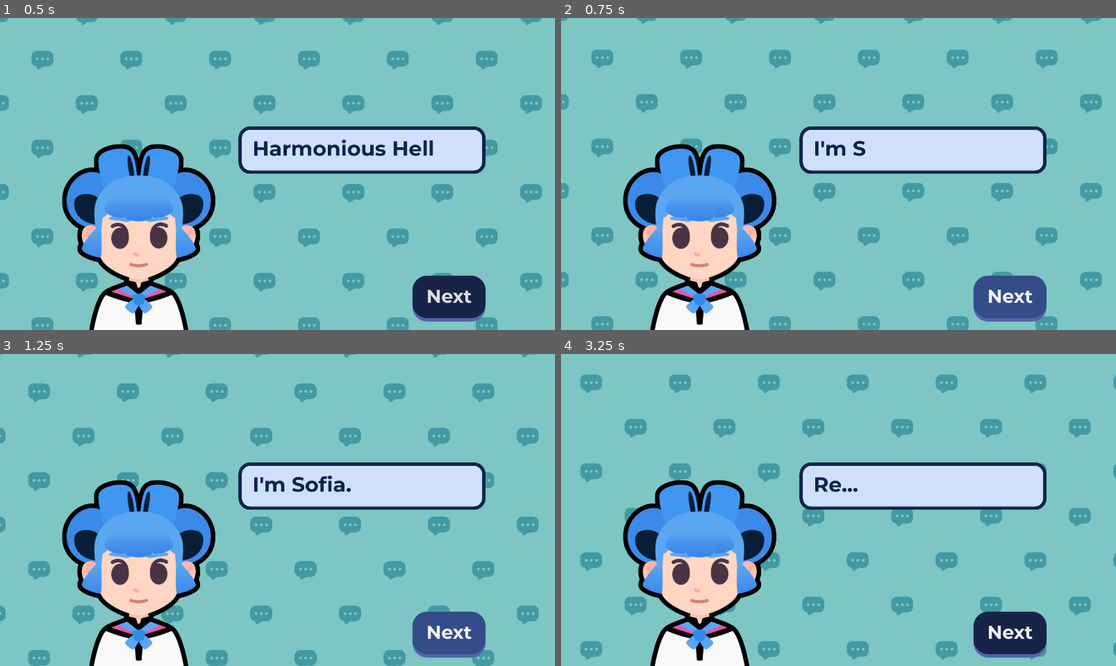
Above: before the commit, frames 1-4 (two rows, left to right).
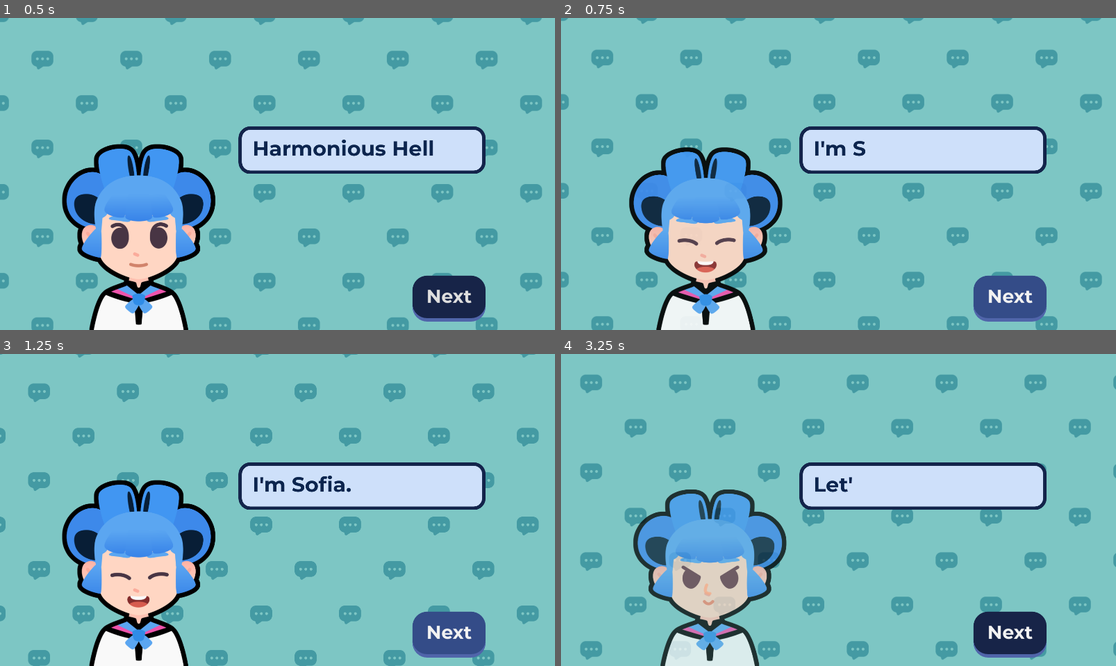
Above: after the commit, the same moments.

Repository: jonathanngkh/gdquest-jon
Game: Godot game, scene res://lessons/dialogue.tscn
Two runs of this game, one before a commit and one after it. Both use one fixed random seed, a clock stepped at 60 frames per second and the inputs below. The project has no main scene, so this scene is started directly. Sound files missing from this copy of the repository are replaced by a short silence.
Inputs (mouse positions are in pixels of both pictures, inside the frame that each line leads up to):
- Up to frame 1 (0.5 s): no input
- Up to frame 2 (0.75 s): click "Next" at 0.5 s
- Up to frame 3 (1.25 s): no input
- Up to frame 4 (3.25 s): click "Next" at 1.25 s; tap Enter at 2 s; move the mouse to (960, 494) at 2.02 s; press the mouse at (960, 494) at 2.03 s; hold D (move_right) 2.03-2.78 s; tap Space at 2.27, 3.02 s; move the mouse to (727, 525) at 2.77 s; release the mouse at (727, 525) at 2.78 s; hold S (move_down) from 2.78 s (still down); right-click (727, 525) at 2.85 s

Frame 1 is identical in both runs. In frame 2, 5.4% of the frame differs, in the area x 11-40%, y 40-100%; in frame 3, 0.5%; in frame 4, 9.7%, in the area x 11-54%, y 39-100%.

Commit message:
slide in tween, array[dictionary], expressions combined with text

Diff:
--- a/M07.telling_a_story_workbook/lessons/dialogue.gd
+++ b/M07.telling_a_story_workbook/lessons/dialogue.gd
@@ -4,25 +4,67 @@
 @onready var next_button: Button = %NextButton
 @onready var talking_sound: AudioStreamPlayer = $TalkingSound
 @onready var talking_timer: Timer = $TalkingTimer
+@onready var body: TextureRect = %Body
+@onready var expression: TextureRect = %Expression
 
-var dialogue_items: Array[String] = [
-	"Harmonious Hellos!",
-	"I'm Sofia.",
-	"I love scales!",
-	"Let's practice together.",
-	"Do...",
-	"Re...",
-	"Mi...",
-	"Fa...",
-	"So...",
-	"So... f...",
-	"So... fu...",
-	"So... fun!",
+var expressions: Dictionary = {
+	"regular" = preload("res://assets/emotion_regular.png"),
+	"happy" = preload("res://assets/emotion_happy.png"),
+	"angry" = preload("res://assets/extras/emotion_angry.png"),
+	"determined" = preload("res://assets/extras/emotion_determined.png"),
+	"sad" = preload("res://assets/emotion_sad.png"),
+	"euphoric" = preload("res://assets/emotion_euphoric.png"),
+}
+
+var dialogue_items: Array[Dictionary] = [
+	{"text": "Harmonious Hellos!",
+	"expression": expressions["regular"]},
+
+	{"text": "I'm Sofia.",
+	"expression" : expressions["happy"]},
+
+	{"text": "I'll be your scales practice coach.",
+	"expression" : expressions["regular"]},
+
+	{"text": "Some people find practicing scales bothersome...",
+	"expression" : expressions["sad"]},
+
+	{"text": "But I love scales!",
+	"expression": expressions["happy"]},
+
+	{"text": "Let's practice together.",
+	"expression": expressions["determined"]},
+
+	{"text": "Do...",
+	"expression": expressions["regular"]},
+
+	{"text": "Re...",
+	"expression": expressions["euphoric"]},
+
+	{"text": "Mi...",
+	"expression": expressions["sad"]},
+
+	{"text": "Fa...",
+	"expression": expressions["happy"]},
+
+	{"text": "So...",
+	"expression": expressions["regular"]},
+
+	{"text": "So... f...",
+	"expression": expressions["angry"]},
+
+	{"text": "So... fu...",
+	"expression": expressions["determined"]},
+
+	{"text": "So... fun!",
+	"expression": expressions["happy"]},
 ]
+
 var seconds_per_character := 0.6/18.0
 var current_index: int = 0
-var current_item: String = dialogue_items[current_index]
-var text_appearing_duration: float = current_item.length() * seconds_per_character
+var current_item: Dictionary = dialogue_items[current_index]
+var current_text: String = current_item["text"]
+var text_appearing_duration: float = current_text.length() * seconds_per_character
 var talking_playback_position := 0.0
 
 func _ready() -> void:
@@ -31,10 +73,8 @@
 	talk()
 	show_text()
 
-
 func talk() -> void:
-	text_appearing_duration = float(current_item.length()) * seconds_per_character
-	print(current_item.length() * seconds_per_character)
+	text_appearing_duration = float(current_text.length()) * seconds_per_character
 	talking_timer.wait_time = text_appearing_duration
 	talking_sound.play(talking_playback_position)
 	talking_timer.start()
@@ -48,44 +88,58 @@
 func _on_button_pressed() -> void:
 	play_scale()
 	advance_dialogue()
+	slide_in()
 
 
 func show_text() -> void:
 	current_item = dialogue_items[current_index]
-	rich_text_label.text = current_item
-	var dialogue_before_scale_starts_or_last_line: bool = (
-		current_index <= 3 or
-		current_index == dialogue_items.size() -1
-	)
+	current_text = current_item["text"]
+	rich_text_label.text = current_text
+	expression.texture = current_item["expression"]
 	talk()
-	if dialogue_before_scale_starts_or_last_line:
-		var tween = create_tween()
-		tween.tween_property(rich_text_label, "visible_ratio", 1, text_appearing_duration).from(0.0)
+	var tween = create_tween()
+	tween.tween_property(rich_text_label, "visible_ratio", 1, text_appearing_duration).from(0.0)
 
 
 func advance_dialogue() -> void:
 	if current_index + 1 < dialogue_items.size():
 		current_index += 1
-		current_item = dialogue_items[current_index]
 	show_text()
 
 
+func slide_in() -> void:
+	var tween = create_tween()
+	tween.set_ease(Tween.EASE_OUT)
+	tween.set_trans(Tween.TRANS_QUINT)
+	tween.tween_property(body, "position:x", 194, 0.5).from(400)
+
+	tween = create_tween()
+	#tween.set_ease(Tween.EASE_IN)
+	#tween.set_trans(Tween.TRANS_QUINT)
+	tween.tween_property(body, "modulate:a", 1.0, 0.2).from(0.0)
+
+	tween = create_tween()
+	#tween.set_ease(Tween.EASE_IN_OUT)
+	#tween.set_trans(Tween.TRANS_ELASTIC)
+	tween.tween_property(body, "scale:y", 0.9, 0.1).from(1.0)
+	tween.tween_property(body, "scale:y", 1.0, 0.1).from(0.9)
+
 func play_scale() -> void:
-	if current_item == "Let's practice together.":
+	if current_text == "Let's practice together.":
 		$NextButton/Do.play()
-	if current_item == "Do...":
+	if current_text == "Do...":
 		$NextButton/Re.play()
-	if current_item == "Re...":
+	if current_text == "Re...":
 		$NextButton/Mi.play()
-	if current_item == "Mi...":
+	if current_text == "Mi...":
 		$NextButton/Fa.play()
-	if current_item == "Fa...":
+	if current_text == "Fa...":
 		$NextButton/So.play()
-	if current_item == "So...":
+	if current_text == "So...":
 		$NextButton/La.play()
-	if current_item == "So... f...":
+	if current_text == "So... f...":
 		$NextButton/Ti.play()
-	if current_item == "So... fu...":
+	if current_text == "So... fu...":
 		$NextButton/Mi.play()
 		$NextButton/So.play()
 		$"NextButton/High Do".play()
--- a/M07.telling_a_story_workbook/lessons/dialogue.tscn
+++ b/M07.telling_a_story_workbook/lessons/dialogue.tscn
@@ -46,6 +46,7 @@
 grow_vertical = 2
 
 [node name="Body" type="TextureRect" parent="."]
+unique_name_in_owner = true
 layout_mode = 1
 anchors_preset = -1
 anchor_top = 0.014
@@ -56,11 +57,13 @@
 offset_right = -194.0
 grow_horizontal = 2
 grow_vertical = 2
+pivot_offset = Vector2(286, 705)
 texture = ExtResource("4_0kmxd")
 expand_mode = 1
 stretch_mode = 5
 
 [node name="Expression" type="TextureRect" parent="Body"]
+unique_name_in_owner = true
 layout_mode = 1
 anchors_preset = 15
 anchor_right = 1.0
@@ -127,39 +130,39 @@
 
 [node name="Do" type="AudioStreamPlayer" parent="NextButton"]
 stream = ExtResource("8_22q3a")
-volume_db = -5.0
+volume_db = 5.0
 
 [node name="Re" type="AudioStreamPlayer" parent="NextButton"]
 stream = ExtResource("9_em8r5")
-volume_db = -5.0
+volume_db = 5.0
 
 [node name="Mi" type="AudioStreamPlayer" parent="NextButton"]
 stream = ExtResource("9_bmbyq")
-volume_db = -5.0
+volume_db = 5.0
 
 [node name="Fa" type="AudioStreamPlayer" parent="NextButton"]
 stream = ExtResource("12_mn22p")
-volume_db = -5.0
+volume_db = 5.0
 
 [node name="So" type="AudioStreamPlayer" parent="NextButton"]
 stream = ExtResource("9_kf37w")
-volume_db = -5.0
+volume_db = 5.0
 
 [node name="La" type="AudioStreamPlayer" parent="NextButton"]
 stream = ExtResource("14_gbxol")
-volume_db = -5.0
+volume_db = 5.0
 
 [node name="Ti" type="AudioStreamPlayer" parent="NextButton"]
 stream = ExtResource("10_pf3k5")
-volume_db = -5.0
+volume_db = 5.0
 
 [node name="High Do" type="AudioStreamPlayer" parent="NextButton"]
 stream = ExtResource("11_3tju6")
-volume_db = -5.0
+volume_db = 5.0
 
 [node name="TalkingSound" type="AudioStreamPlayer" parent="."]
 stream = ExtResource("17_c84cg")
-volume_db = -4.0
+volume_db = -7.0
 pitch_scale = 2.0
 
 [node name="TalkingTimer" type="Timer" parent="."]
--- a/M07.telling_a_story_workbook/practices/L10.P1.image_slideshow/image_slideshow.gd
+++ b/M07.telling_a_story_workbook/practices/L10.P1.image_slideshow/image_slideshow.gd
@@ -16,12 +16,14 @@
 
 # Displays the image
 func show_image() -> void:
-	pass
+	texture_rect.texture = items[item_index]
 
 # Increments the index each time is called.
 func advance() -> void:
 	# make sure to increment the `item_index`
+	item_index += 1
 	if item_index >= items.size():
 		item_index = 0
 	# Don't forget to call the show_text function
+
 	show_image()
--- a/M07.telling_a_story_workbook/practices/L10.P1.image_slideshow/image_slideshow.tscn
+++ b/M07.telling_a_story_workbook/practices/L10.P1.image_slideshow/image_slideshow.tscn
@@ -1,13 +1,14 @@
-[gd_scene load_steps=5 format=3]
+[gd_scene load_steps=5 format=3 uid="uid://by0wxs2tpow88"]
 
-[ext_resource type="Material" path="res://practices/L10.P1.image_slideshow/assets/practice_background_material.tres" id="1_7fcmn"]
-[ext_resource type="Theme" path="res://practices/L10.P1.image_slideshow/assets/practice_exercises_theme.tres" id="2_03n2d"]
+[ext_resource type="Material" uid="uid://bh6iut4pkigwe" path="res://practices/L10.P1.image_slideshow/assets/practice_background_material.tres" id="1_7fcmn"]
+[ext_resource type="Theme" uid="uid://dfvhb11alilgu" path="res://practices/L10.P1.image_slideshow/assets/practice_exercises_theme.tres" id="2_03n2d"]
 [ext_resource type="Script" path="res://practices/L10.P1.image_slideshow/image_slideshow.gd" id="3_x2c32"]
 
 [sub_resource type="CanvasTexture" id="CanvasTexture_lh885"]
 
 [node name="ImageSlideshow" type="ColorRect"]
 material = ExtResource("1_7fcmn")
+anchors_preset = 15
 anchor_right = 1.0
 anchor_bottom = 1.0
 grow_horizontal = 2
--- a/M07.telling_a_story_workbook/practices/L10.P2.party_members/party_members.gd
+++ b/M07.telling_a_story_workbook/practices/L10.P2.party_members/party_members.gd
@@ -29,19 +29,25 @@
 # displays the party member's portrait and its name
 func show_party_member() -> void:
 	# make sure to display the member's image
+	texture_rect.texture = items[item_index]["portrait"]
 	# make sure to display the member's name
+	rich_text_label.text = items[item_index]["name"]
 	pass
 
 # Increments the index each time is called.
 func advance() -> void:
 	# make sure to increment the `item_index`
+	item_index += 1
 	if item_index >= items.size():
 		item_index = 0
 	# Don't forget to call the show_party_member function
+	show_party_member()
 
 # Decrements the index each time is called.
 func rewind() -> void:
 	# make sure to decrement the `item_index`
+	item_index -= 1
 	if item_index < 0:
 		item_index = items.size() - 1
 	# Don't forget to call the show_party_member function
+	show_party_member()
--- a/M07.telling_a_story_workbook/practices/L10.P2.party_members/party_members.tscn
+++ b/M07.telling_a_story_workbook/practices/L10.P2.party_members/party_members.tscn
@@ -1,11 +1,12 @@
-[gd_scene load_steps=4 format=3]
+[gd_scene load_steps=4 format=3 uid="uid://bdg3t0bepjlde"]
 
-[ext_resource type="Material" path="res://practices/L10.P2.party_members/assets/practice_background_material.tres" id="1_rmn6p"]
-[ext_resource type="Theme" path="res://practices/L10.P2.party_members/assets/practice_exercises_theme.tres" id="2_p46d4"]
+[ext_resource type="Material" uid="uid://dvpewvoevfv4i" path="res://practices/L10.P2.party_members/assets/practice_background_material.tres" id="1_rmn6p"]
+[ext_resource type="Theme" uid="uid://cikdnop5etmcl" path="res://practices/L10.P2.party_members/assets/practice_exercises_theme.tres" id="2_p46d4"]
 [ext_resource type="Script" path="res://practices/L10.P2.party_members/party_members.gd" id="3_bhf4j"]
 
 [node name="PartyMembers" type="ColorRect"]
 material = ExtResource("1_rmn6p")
+anchors_preset = 15
 anchor_right = 1.0
 anchor_bottom = 1.0
 grow_horizontal = 2
Binary file added: M07.telling_a_story_workbook/assets/emotion_euphoric.png
Not shown, added: M07.telling_a_story_workbook/assets/emotion_euphoric.png.import
Binary file added: M07.telling_a_story_workbook/assets/extras/emotion_determined.png
Not shown, added: M07.telling_a_story_workbook/assets/extras/emotion_determined.png.import
Not shown, changed: .DS_Store
